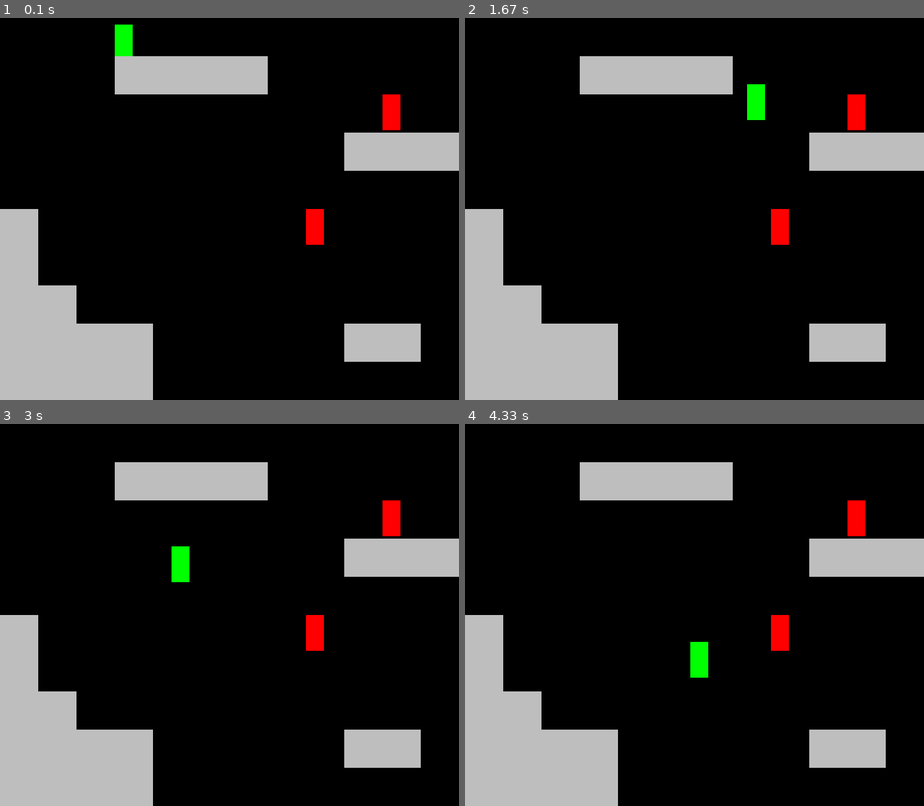
Above: before the commit, frames 1-4 (two rows, left to right).
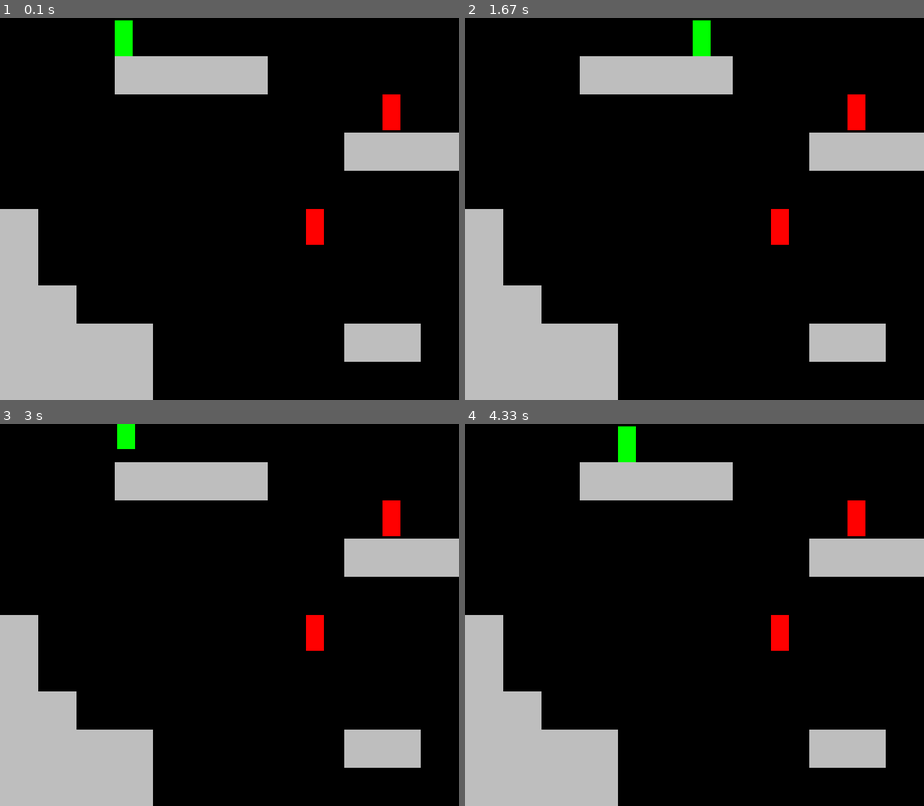
Above: after the commit, the same moments.

Repository: msaelices/pygames-experiments
Game: pygame game, started from frozen-platformer/main.py
The game is run twice, just before and just after one commit, with the same random seed, the same clock (stepped at 60 frames per second) and the same inputs.
Inputs:
- Up to frame 1 (0.1 s): no input
- Up to frame 2 (1.67 s): tap Space at 0.33, 0.73, 1.03, 1.23, 1.53 s; hold Right 0.67-1.13 s; hold Right 1.17-1.63 s
- Up to frame 3 (3 s): hold Left 1.67-2.2 s; tap Space at 1.73, 2.03, 2.3, 2.6, 2.73 s; hold Left 2.23-2.63 s; hold Right from 2.67 s (still down)
- Up to frame 4 (4.33 s): tap Space at 3.03, 3.4, 3.7, 3.9, 4.2 s; release Right at 3.3 s; hold Left 3.33-3.8 s; hold Right 3.83-4.3 s

The runs differ from the first frame. In frame 1, less than 0.1% of the frame differs, in the area x 25-29%, y 0-2%; in frame 2, 0.7%, in the area x 49-66%, y 0-27%; in frame 3, 0.6%; in frame 4, 0.7%.

Commit message:
Improve a little bit the physics of the player

Diff:
--- a/frozen-platformer/levels.py
+++ b/frozen-platformer/levels.py
@@ -59,7 +59,7 @@
         self.enemies.draw(self.surface)
 
     def update(self):
-        self.player.update_pos()
+        self.player.update_pos(self)
 
     def scroll_x(self, x):
         self.tiles.update(x)
--- a/frozen-platformer/sprites.py
+++ b/frozen-platformer/sprites.py
@@ -26,14 +26,31 @@
         self.rect = self.image.get_rect(topleft=pos)
         self.vel_x = 0
         self.vel_y = 0
+        self.in_ground = False
 
     def apply_gravity(self):
-        self.vel_y = min(self.vel_y + GRAVITY, TERMINAL_VELOCITY)
+        if not self.in_ground:
+            self.vel_y = min(self.vel_y + GRAVITY, TERMINAL_VELOCITY)
 
-    def update_pos(self):
+    def update_pos(self, level):
         self.apply_gravity()
         self.rect.x += self.vel_x
         self.rect.y += self.vel_y
+        tiles_hit = pygame.sprite.spritecollide(self, level.tiles, False)
+        for tile in tiles_hit:
+            if self.vel_x > 0:
+                self.rect.right = tile.rect.left
+                self.vel_x = 0
+            elif self.vel_x < 0:
+                self.rect.left = tile.rect.right
+                self.vel_x = 0
+            if self.vel_y > 0:
+                self.rect.bottom = tile.rect.top
+                self.vel_y = 0
+                self.in_ground = True
+            elif self.vel_y < 0:
+                self.rect.top = tile.rect.bottom
+                self.vel_y = 0
 
     def draw(self, surface: Surface):
         surface.blit(self.image, self.rect)
@@ -54,6 +71,7 @@
 
     def jump(self):
         self.vel_y = -JUMP_SPEED
+        self.in_ground = False
 
     def stop(self):
         self.vel_x = 0
